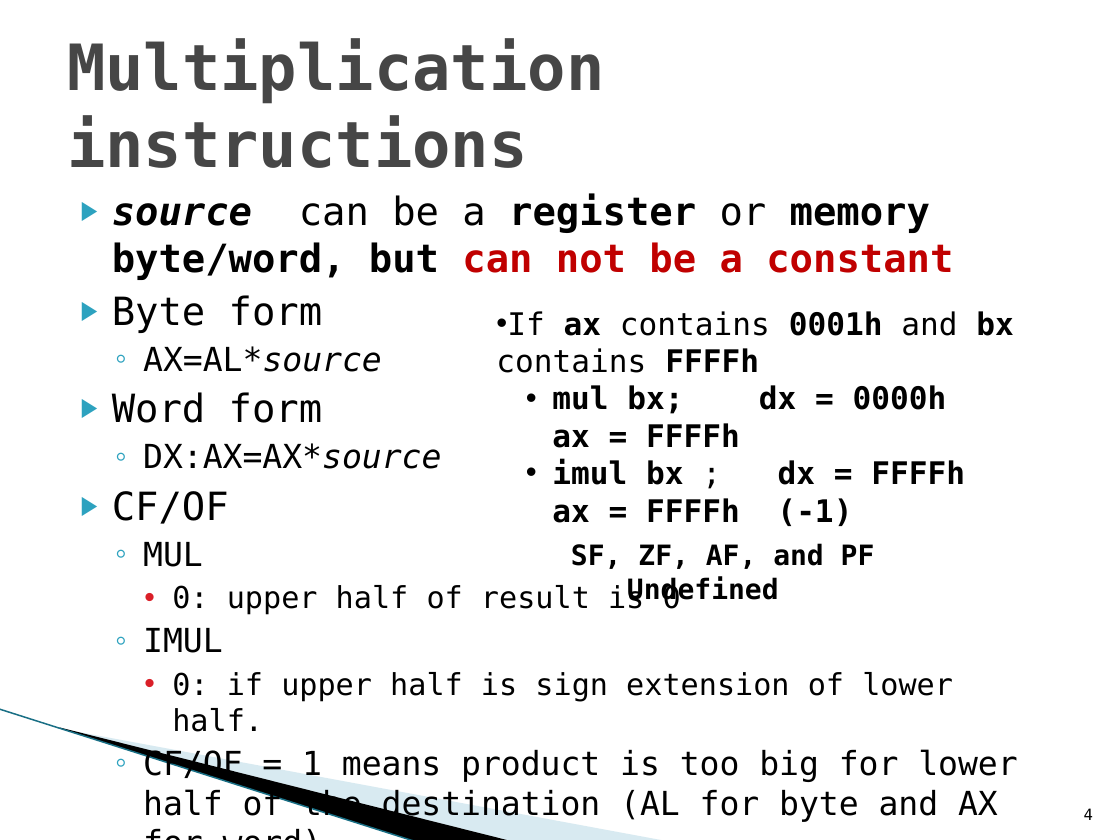
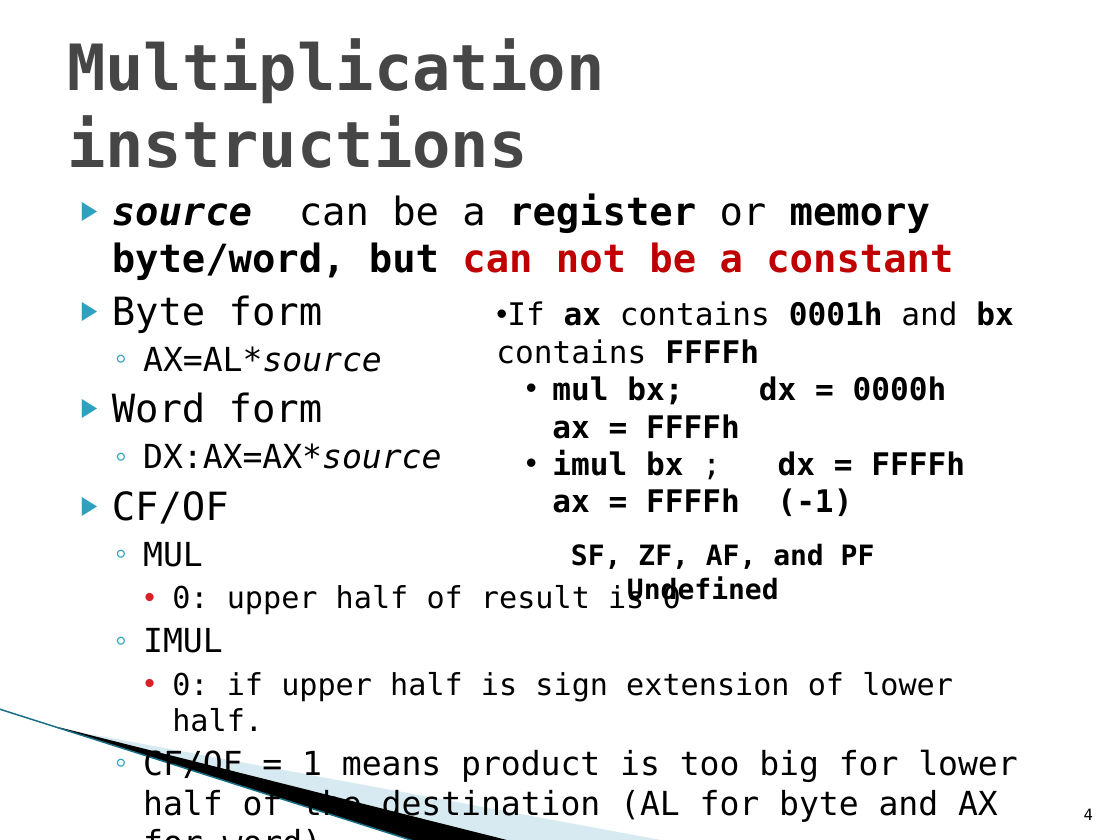
Before and after one commit to AbdurRoufBD/Assembly-Programming-Language-Matterials, a slide deck: slide 4 of Chapter 9.pptx. Drawn at 1120x840 pixels with LibreOffice and Linux fonts; fonts in the diff are those of the drawing; background and template pictures are left out. Boxes give left, top, right and bottom in pixels: in the first picture for what was removed or moved away, otherwise in the second. Text is boxed around its words. In the diff, an @@ line names an element or a change of style, - is before the commit and + after.

```diff
--- a/Chapter 9.pptx
+++ b/Chapter 9.pptx
@@ text "If ax contains 0001h and ...": place and size @@
-text "If ax contains 0001h and ..." at [496,311,1013,526]
+text "If ax contains 0001h and ..." at [496,301,1013,516]
```
Also in this commit, not shown: 1 other slide changed, 4 other files.
